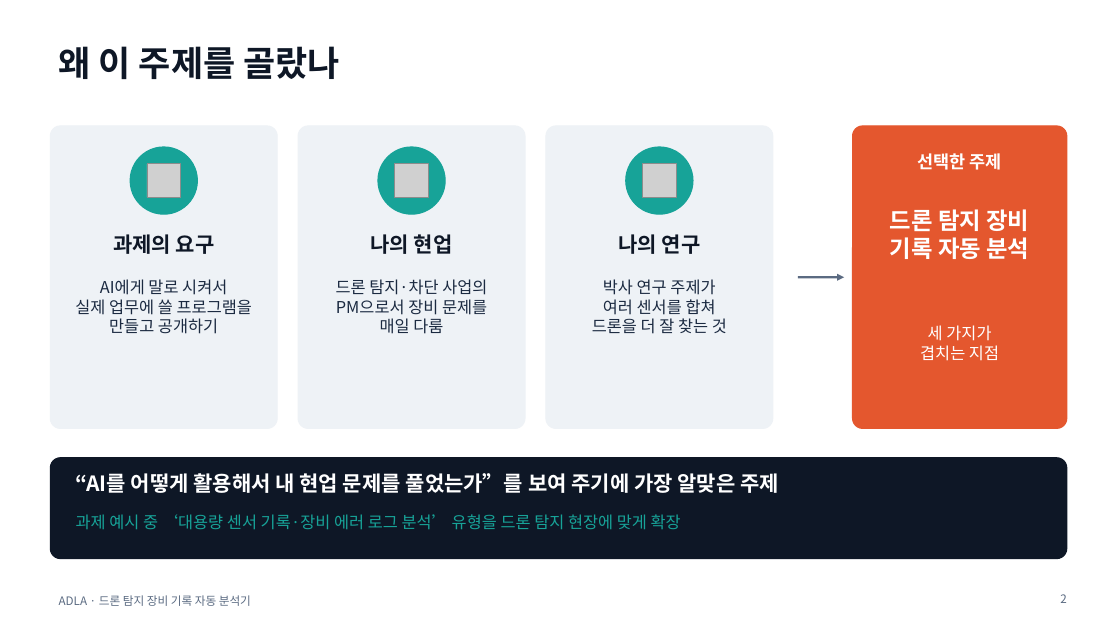
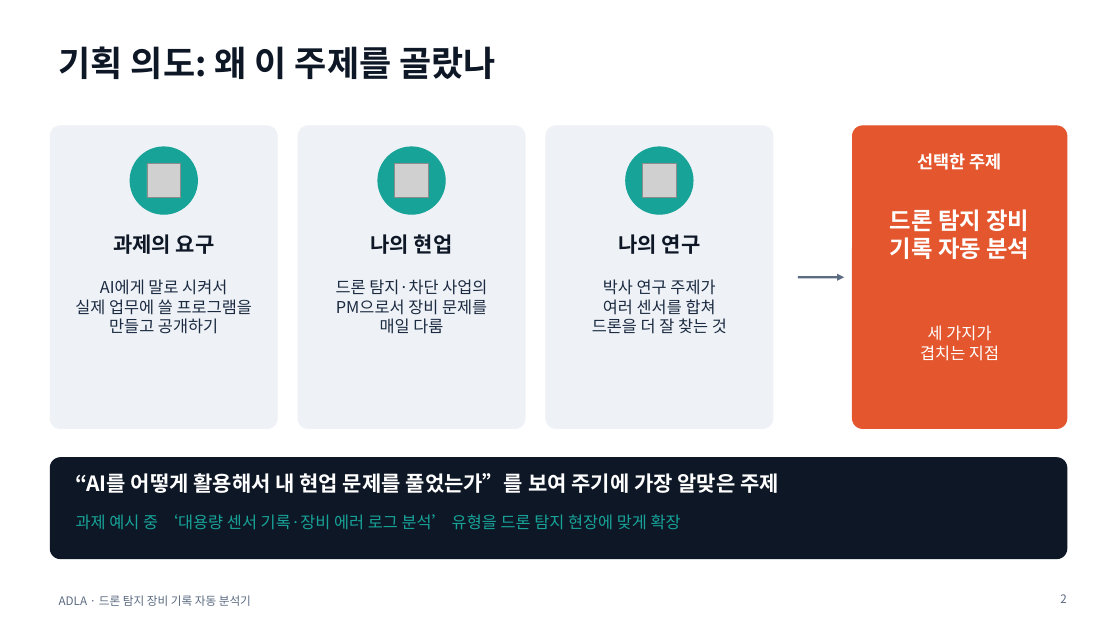
Before and after one commit to taeseokyoon/antidrone-log-analyzer, a slide deck: slide 2 of docs/ADLA_presentation.pptx. Drawn at 1120x630 pixels with LibreOffice and Linux fonts; fonts in the diff are those of the drawing; grey boxes stand for pictures. Boxes give left, top, right and bottom in pixels: in the first picture for what was removed or moved away, otherwise in the second. Text is boxed around its words. In the diff, an @@ line names an element or a change of style, - is before the commit and + after.

```diff
--- a/docs/ADLA_presentation.pptx
+++ b/docs/ADLA_presentation.pptx
@@ title at (59,46,496,79): text changed @@
-왜 이 주제를 골랐나
+기획 의도: 왜 이 주제를 골랐나
```
Also in this commit, not shown: 4 other slides changed, 1 other file.
